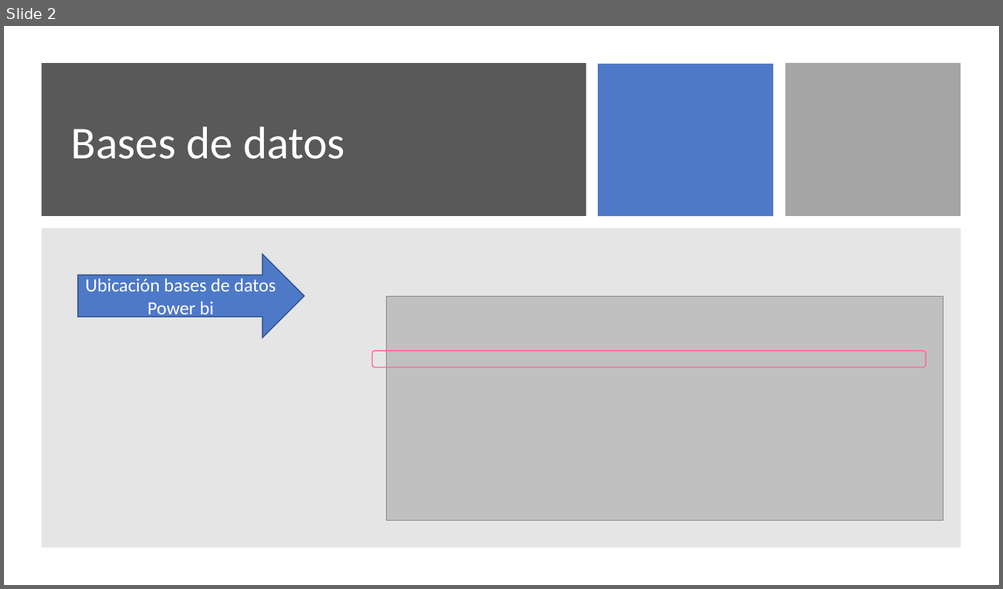
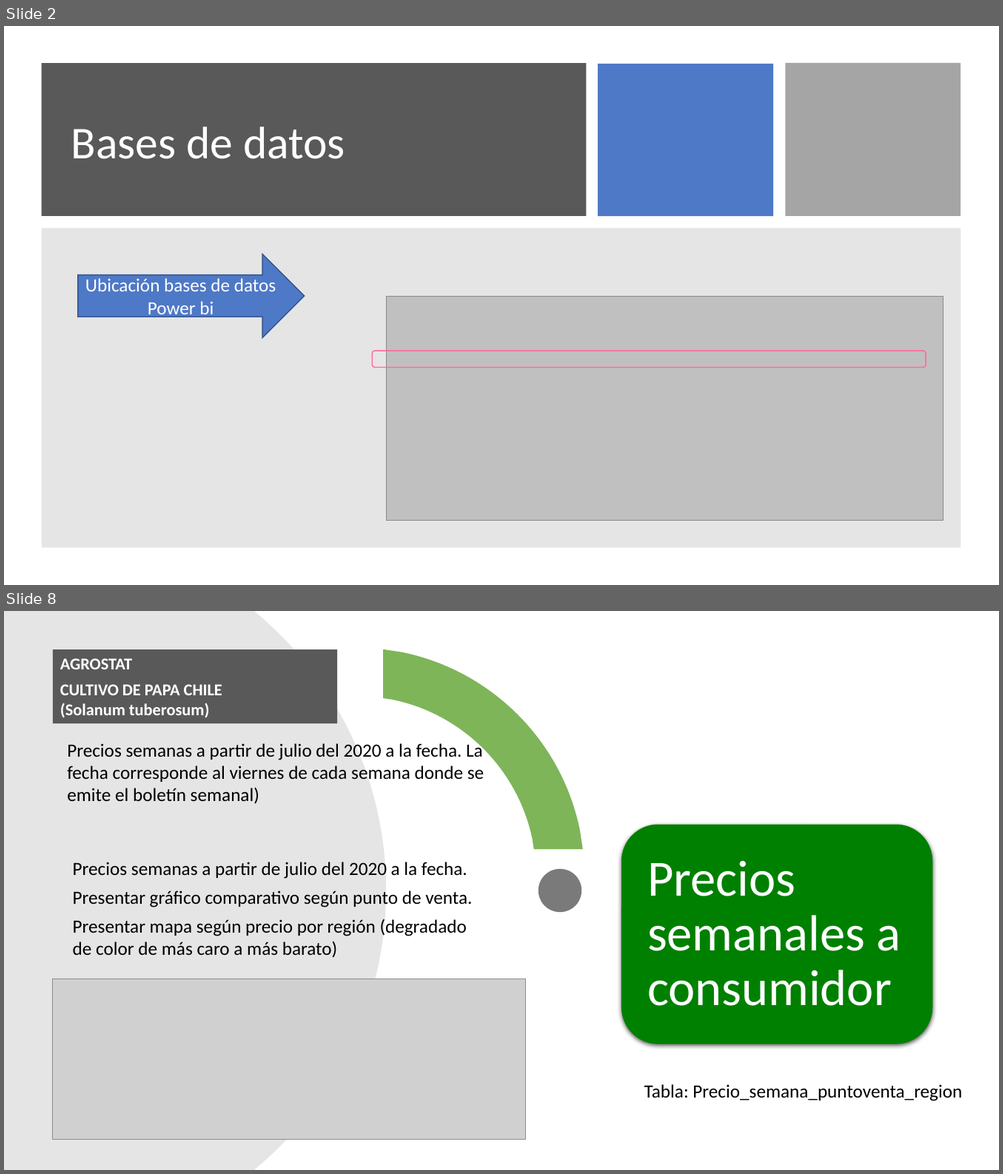
Before and after one commit to Sud-Austral/DATA-AGRO, a slide deck: DATAAGRO_papa/Power Bi_PAPA.pptx. Shown one above the other, each under a label of ours: slide 2 before the commit, slides 2 and 8 after it; the slides between them are not shown. The pictures are 1003x589 and 1003x1174 pixels, drawn with LibreOffice and Linux fonts; fonts in the diff are those of the drawing; grey boxes stand for pictures. Boxes give left, top, right and bottom in pixels: in the first picture for what was removed or moved away, otherwise in the second. Text is boxed around its words. In the diff, an @@ line names an element or a change of style, - is before the commit and + after.

```diff
--- a/DATAAGRO_papa/Power Bi_PAPA.pptx
+++ b/DATAAGRO_papa/Power Bi_PAPA.pptx
@@ slide 8 added at bbox=[4, 611, 999, 1170], background #FFFFFF @@
@@ freeform shape added at bbox=[4, 611, 386, 1170], fill #808080 at 20% opacity @@
@@ rectangle added at bbox=[53, 649, 337, 723], fill #595959, 16 pt, text #FFFFFF, bold @@
+AGROSTAT
+CULTIVO DE PAPA CHILE
+(Solanum tuberosum)
@@ freeform shape added at bbox=[383, 649, 583, 849], fill #70AD47 at 90% opacity @@
@@ text added at bbox=[67, 742, 484, 804], 18 pt, text #000000 @@
+Precios semanas a partir de julio del 2020 a la fecha. La fecha corresponde al viernes de cada semana donde se emite el boletín semanal)
@@ rounded rectangle added at bbox=[621, 824, 932, 1045], fill #008000 @@
@@ text added at bbox=[73, 862, 472, 958], 18 pt, text #000000 @@
+Precios semanas a partir de julio del 2020 a la fecha.
+Presentar gráfico comparativo según punto de venta.
+Presentar mapa según precio por región (degradado de color de más caro a más barato)
@@ ellipse added at bbox=[538, 869, 581, 912], fill #595959 at 80% opacity @@
@@ text added at bbox=[647, 860, 901, 1006], 49 pt, text #FFFFFF @@
+Precios semanales a consumidor
@@ picture added at bbox=[53, 980, 526, 1140] @@
@@ text added at bbox=[644, 1085, 962, 1102], 18 pt, text #000000 @@
+Tabla: Precio_semana_puntoventa_region
```
Also in this commit, not shown: 1 slide changed, 11 other slides added, 30 slides removed, 7 other files.
